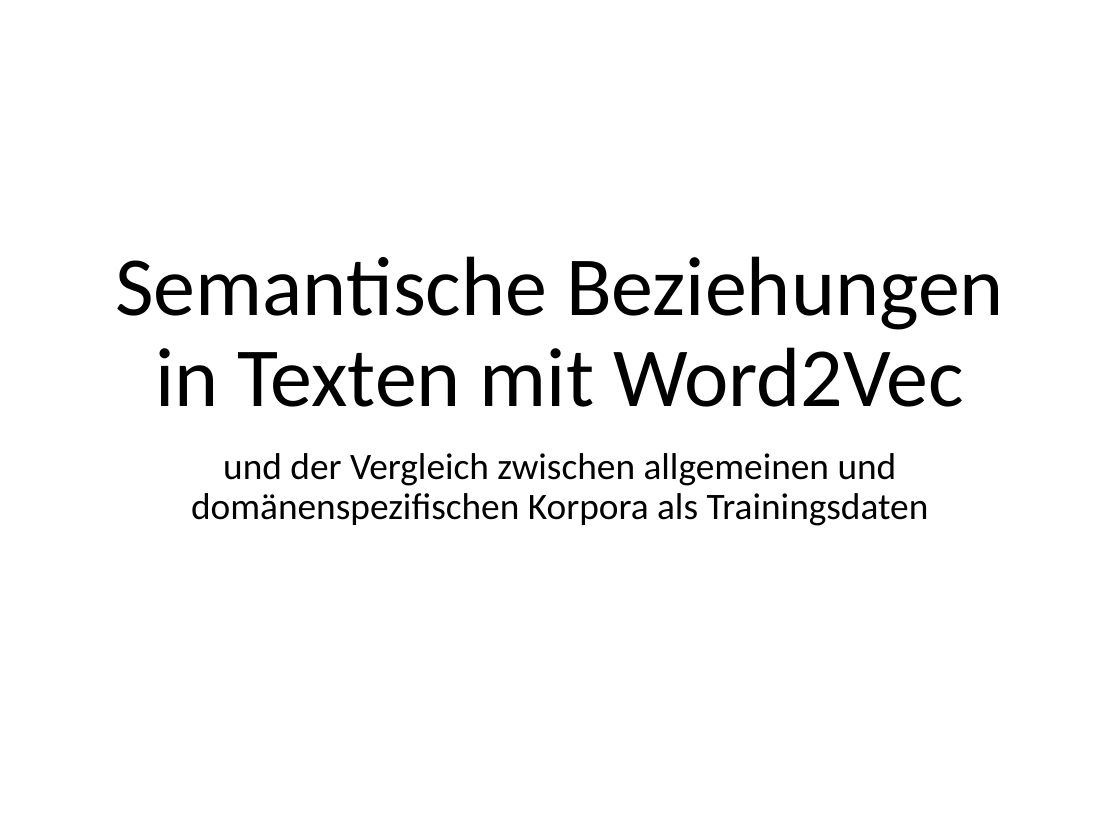
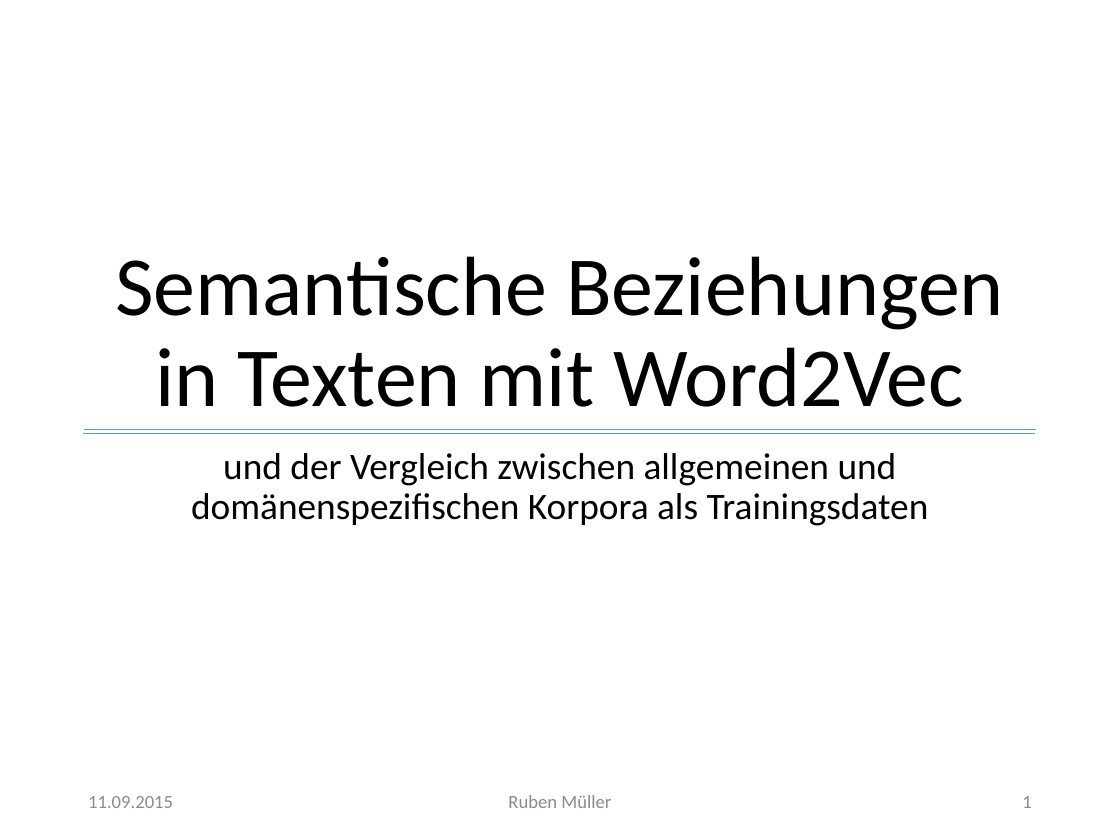
Before and after one commit to imbabaer/SemanticRelations, a slide deck: slide 1 of Präsentation/Semantische Beziehungen.pptx. Drawn at 1120x840 pixels with LibreOffice and Linux fonts; fonts in the diff are those of the drawing. Boxes give left, top, right and bottom in pixels: in the first picture for what was removed or moved away, otherwise in the second. Text is boxed around its words. In the diff, an @@ line names an element or a change of style, - is before the commit and + after.

```diff
--- a/Präsentation/Semantische Beziehungen.pptx
+++ b/Präsentation/Semantische Beziehungen.pptx
@@ line added from (83, 433) to (1035, 433), #5B9BD5 0.5 pt @@
@@ line added from (84, 430) to (1036, 430), #5B9BD5 0.5 pt @@
@@ text added at (88,796,173,808), 12 pt, text #8C8C8C @@
+11.09.2015
@@ text added at (508,795,611,808), 12 pt, text #8C8C8C @@
+Ruben Müller
@@ page number added at (1022,796,1031,808), 12 pt, text #8C8C8C @@
+1
```
Also in this commit, not shown: 7 other slides changed, 17 slides added, 3 slides removed, 6 other files.
